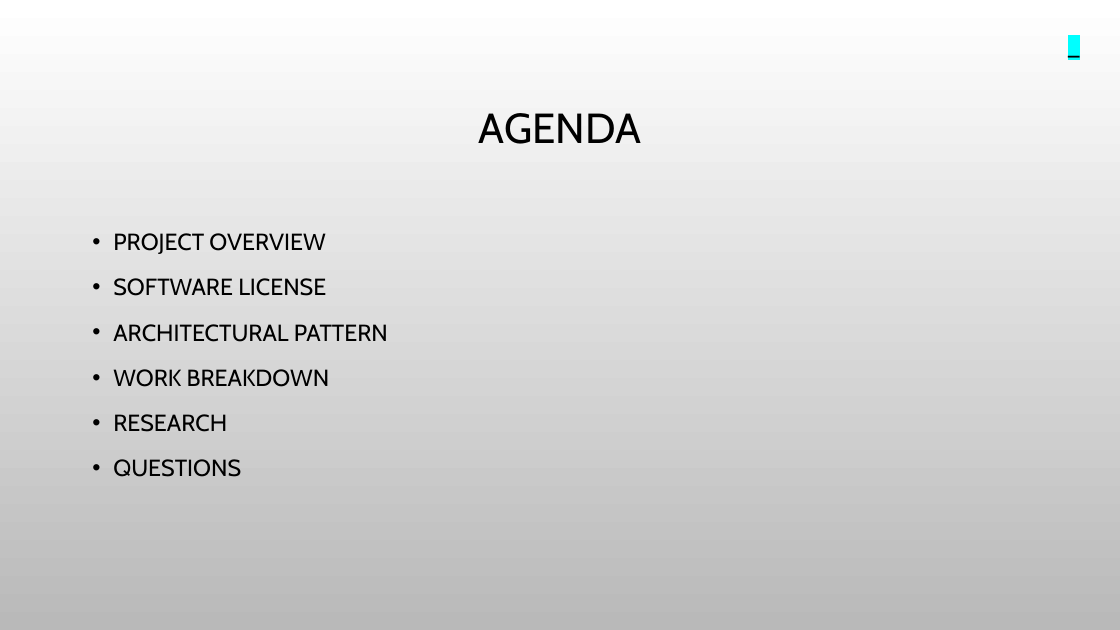
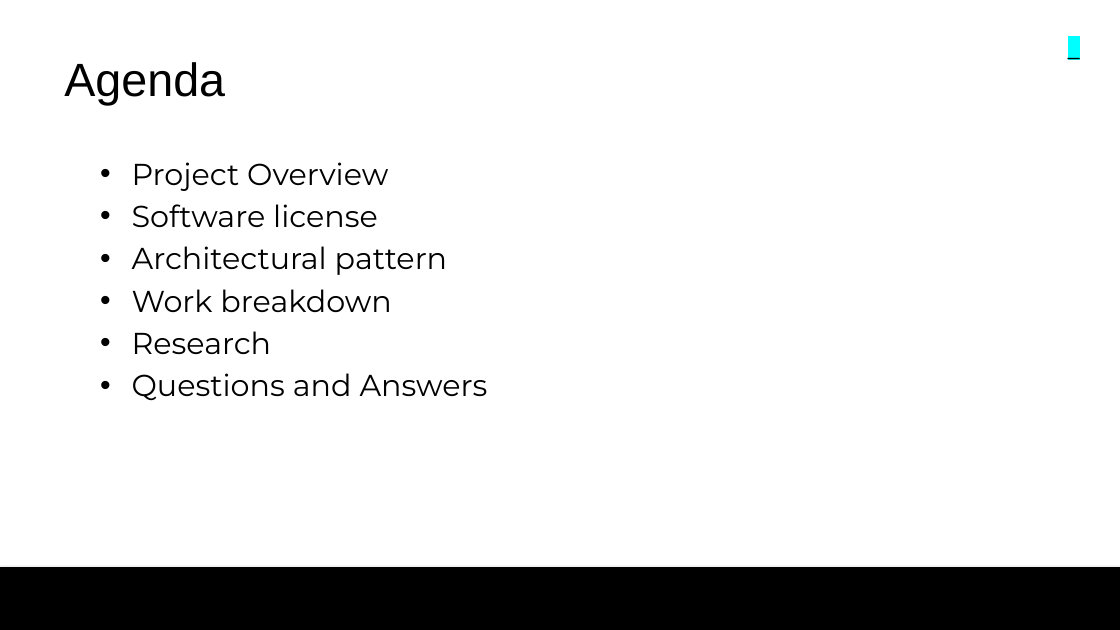
Before and after one commit to colby13king/cs5320-code, a slide deck: slide 2 of LicenseAssetManager/docs/Maintenance/MaintenancePresentation.pptx. Drawn at 1120x630 pixels with LibreOffice and Linux fonts; fonts in the diff are those of the drawing; background and template pictures are left out. Boxes give left, top, right and bottom in pixels: in the first picture for what was removed or moved away, otherwise in the second. Text is boxed around its words. In the diff, an @@ line names an element or a change of style, - is before the commit and + after.

```diff
--- a/LicenseAssetManager/docs/Maintenance/MaintenancePresentation.pptx
+++ b/LicenseAssetManager/docs/Maintenance/MaintenancePresentation.pptx
@@ background picture (left out) to #FFFFFF @@
@@ text "_" at (1060, 30, 1087, 64): font Cabin to Arial @@
@@ title at (64, 62, 225, 105): text changed; size 36 to 40 pt; font Cabin to Arial @@
-AGENDA
+Agenda
@@ text at (132, 162, 488, 401): text changed; size 20 to 25.9 pt; font Cabin to Montserrat @@
-• PROJECT OVERVIEW
-• SOFTWARE LICENSE
-• ARCHITECTURAL PATTERN
-• WORK BREAKDOWN
-• RESEARCH
-• QUESTIONS
+• Project Overview
+• Software license
+• Architectural pattern
+• Work breakdown
+• Research
+• Questions and Answers
@@ rectangle added at (0, 567, 1120, 630), fill #000000 @@
```
Also in this commit, not shown: 13 other slides changed, 1 slide added, 1 other file.
